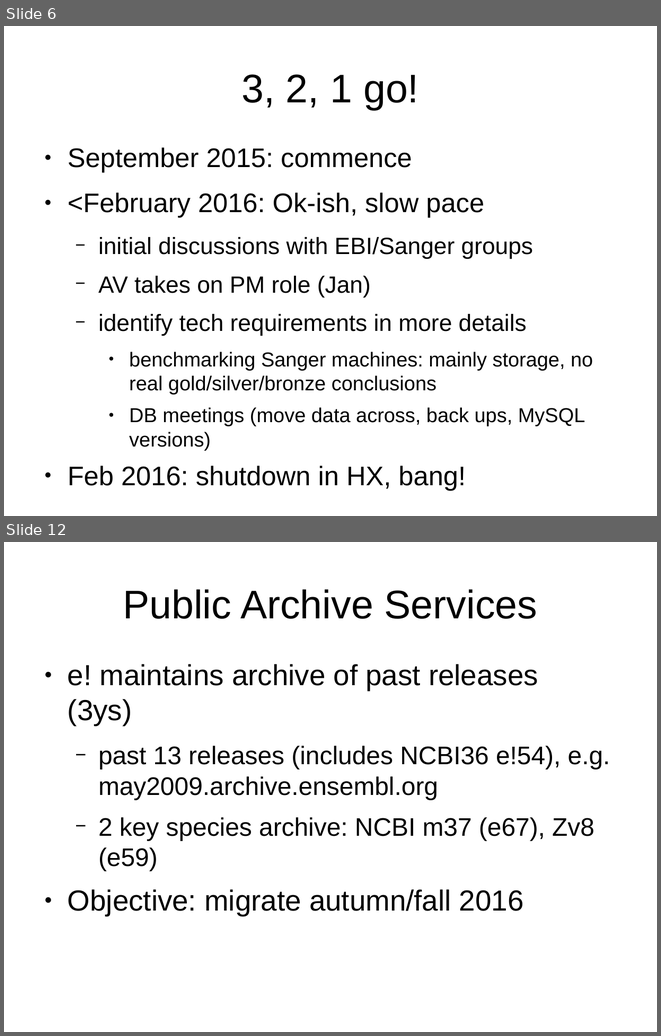
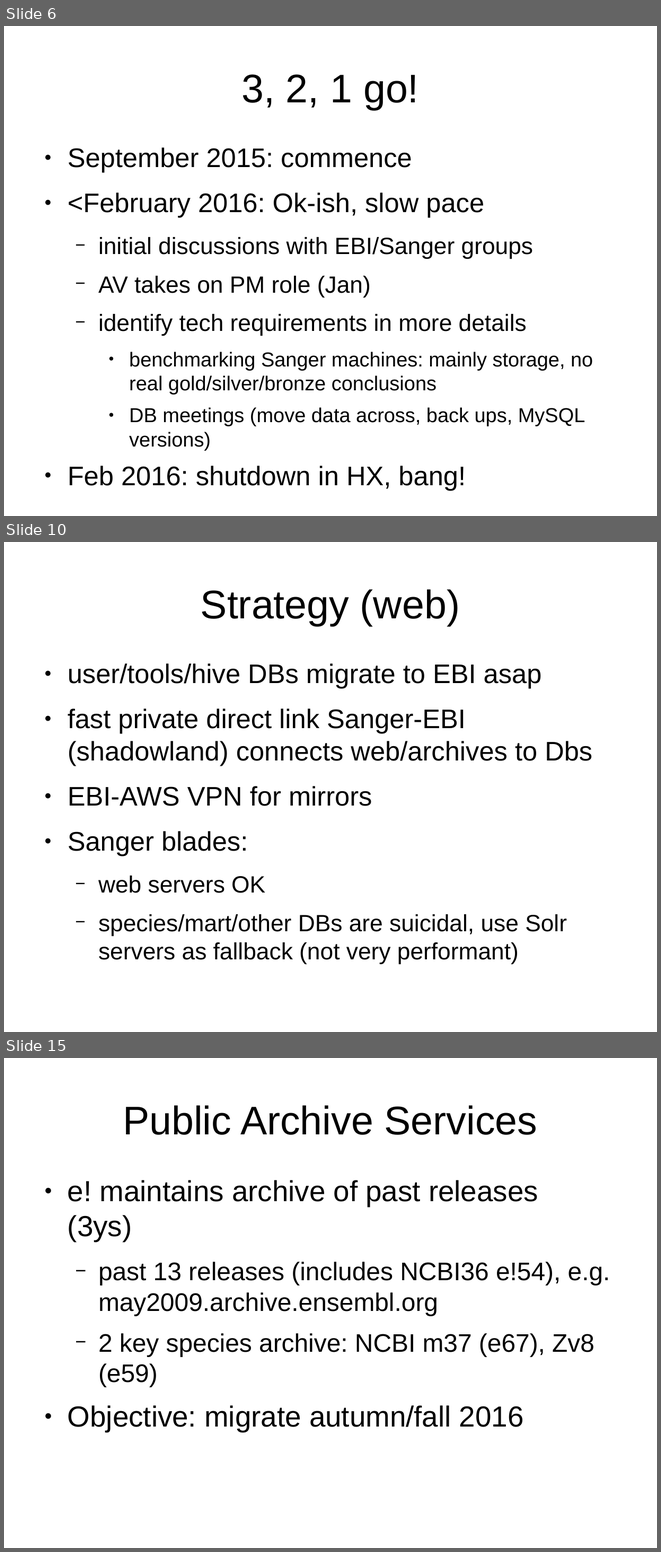
Before and after one commit to avullo/ensembl-migration-pm, a slide deck: data-review-10-16/talk.odp. Shown one above the other, each under a label of ours: slides 6 and 12 before the commit, slides 6, 10 and 15 after it; the slides between them are not shown. The pictures are 661x1036 and 661x1552 pixels, drawn with LibreOffice and Linux fonts; fonts in the diff are those of the drawing; background and template pictures are left out. Boxes give left, top, right and bottom in pixels: in the first picture for what was removed or moved away, otherwise in the second. Text is boxed around its words. In the diff, an @@ line names an element or a change of style, - is before the commit and + after.

```diff
--- a/data-review-10-16/talk.odp
+++ b/data-review-10-16/talk.odp
@@ slide 10 added at <box>4,542,657,1032</box>, background #FFFFFF @@
@@ title added at <box>201,589,460,626</box>, 44 pt, text #000000 @@
+Strategy (web)
@@ text added at <box>68,663,592,963</box>, 29.6 pt, text #000000 @@
+● user/tools/hive DBs migrate to EBI asap
+● fast private direct link Sanger-EBI (shadowland) connects web/archives to Dbs
+● EBI-AWS VPN for mirrors
+● Sanger blades:
+  − web servers OK
+  − species/mart/other DBs are suicidal, use Solr servers as fallback (not very performant)
@@ what was slide 12 is now slide 15 @@
```
Also in this commit, not shown: 7 slides changed, 4 other slides added, 2 slides removed.
